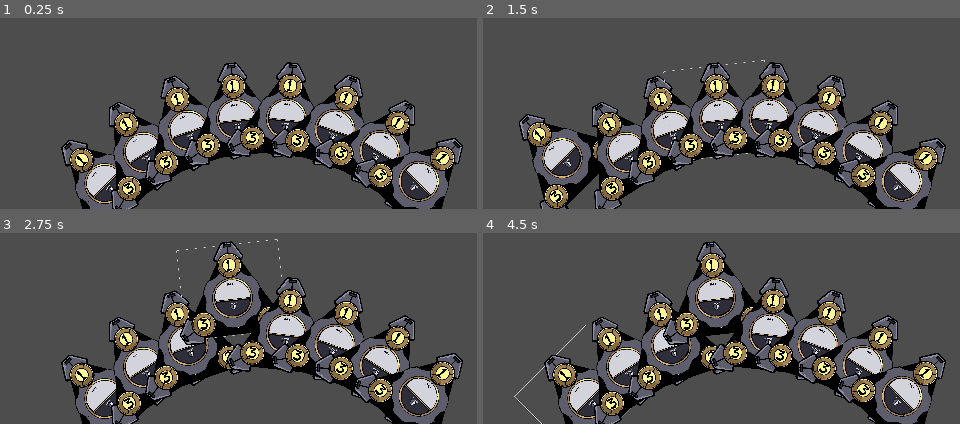
Above: before the commit, frames 1-4 (two rows, left to right).
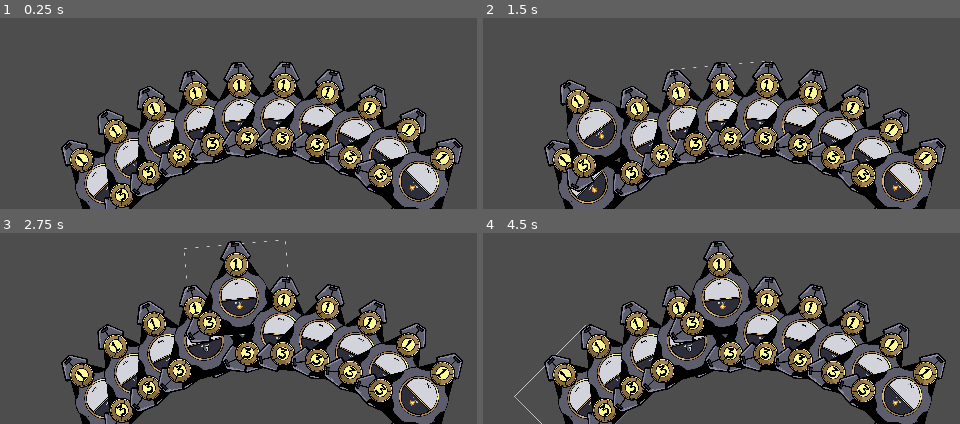
Above: after the commit, the same moments.

Repository: idbrii/game-tricard
Game: Godot game, scene res://scenes/david_test.tscn
Two runs of this game, one before a commit and one after it. Both use one fixed random seed, a clock stepped at 60 frames per second and the inputs below.
Inputs (mouse positions are in pixels of both pictures, inside the frame that each line leads up to):
- Up to frame 1 (0.25 s): no input
- Up to frame 2 (1.5 s): click (583, 178) at 0.52 s; tap Enter at 1.25 s; move the mouse to (outside the picture) at 1.27 s; hold Right (move_right) from 1.28 s (still down); tap J at 1.35 s; click (outside the picture) at 1.42 s
- Up to frame 3 (2.75 s): tap Space at 1.52, 2, 2.27 s; move the mouse to (outside the picture) at 2.02 s; release Right (move_right) at 2.03 s; hold Down (move_down) from 2.03 s (still down); tap J at 2.1 s
- Up to frame 4 (4.5 s): tap Enter at 2.75, 4.25 s; move the mouse to (outside the picture) at 2.77 s; release Down (move_down) at 2.78 s; hold Right (move_right) 2.78-3.53 s; tap J at 2.85, 3.6, 4.35 s; tap Space at 3.5, 3.77 s; move the mouse to (669, 288) at 3.52 s; hold Up (move_up) 3.53-4.28 s; click (669, 288) at 3.67 s; move the mouse to (950, 267) at 4.27 s; hold Left (move_left) from 4.28 s (still down)

The runs differ from the first frame. In frame 1, 24% of the frame differs, in the area x 20-90%, y 22-100%; in frame 2, 30%, in the area x 7-90%, y 21-100%; in frame 3, 26%; in frame 4, 25%.

Commit message:
Generate a random deck on startup

Diff:
--- a/code/cards/card.gd
+++ b/code/cards/card.gd
@@ -1,23 +1,20 @@
 extends Control
 class_name Card
 
-@export var card_name := ""
-
-@export var card_description := ""
-
-## Does the card attack all enemies?
-@export var is_barrage := false
-
 @onready var barrel_root := $card_root/barrel_root
 @onready var click_area := $card_root/ClickArea
+@onready var actions_root := $"%card_actions"
 
 
+var def : CardDef
 var times_used := 0
 var upgrade_level := 0
+var chamber_values : Array[int] = []
 
 
 func _ready():
     click_area.pressed.connect(_on_pressed)
+    load_card(def)
 
 
 func _on_pressed():
@@ -28,12 +25,21 @@
     return InputFocus.is_focused(self)
 
 
-func load_card():
-    pass
+func load_card(card_def: CardDef):
+    chamber_values = card_def.chamber_values
+    for item in card_def.actions:
+        add_action(item)
+
+
+func add_action(action):
+    var a = action.instantiate()
+    actions_root.add_child(a)
 
 
 func play(target):
-    pass
+    var power = chamber_values[upgrade_level]
+    for action in actions_root.get_children():
+        action.apply(target, power)
 
 
 func next_chamber():
--- /dev/null
+++ b/code/cards/carddef.gd
@@ -0,0 +1,12 @@
+extends Resource
+class_name CardDef
+
+@export var card_name := ""
+
+## Does the card attack all enemies?
+@export var is_barrage := false
+
+@export var actions : Array[PackedScene]
+
+## Three values that are the power values on each chamber.
+@export var chamber_values : Array[int]
--- /dev/null
+++ b/code/cards/deck.gd
@@ -0,0 +1,37 @@
+extends Node
+
+var unique_cards : Array[CardDef]
+@export var card_template : PackedScene
+
+@export var hand : Node
+
+
+func _ready():
+    unique_cards = load_card_defs("res://scenes/carddeck/deckdef/")
+    generate_deck()
+
+
+func load_card_defs(path: String) -> Array[CardDef]:
+    var file_paths: Array[CardDef] = []
+    var dir = DirAccess.open(path)
+    dir.list_dir_begin()
+    var file_name = dir.get_next()
+    while file_name != "":
+        var file_path = path + "/" + file_name
+        file_paths.append(ResourceLoader.load(file_path) as CardDef)
+        file_name = dir.get_next()
+    return file_paths
+
+
+func generate_deck():
+    var count = unique_cards.size()
+    for i in range(10):
+        var idx = randi() % count
+        add_card(unique_cards[idx])
+
+
+func add_card(card_def):
+    var card = card_template.instantiate()
+    # Can't do much setup until card hits _ready, so just set the def.
+    card.def = card_def
+    hand.add_child(card)
--- a/scenes/carddeck/actions/action_block.tscn
+++ b/scenes/carddeck/actions/action_block.tscn
@@ -3,6 +3,6 @@
 [ext_resource type="Texture2D" uid="uid://cy6yl8su2u8w7" path="res://assets/textures/actions/icon_block.png" id="1_gyvo5"]
 [ext_resource type="Script" path="res://code/cards/action/card_action.gd" id="2_rv7ri"]
 
-[node name="CardAction" type="TextureRect"]
+[node name="Block" type="TextureRect"]
 texture = ExtResource("1_gyvo5")
 script = ExtResource("2_rv7ri")
--- a/scenes/carddeck/actions/action_damage.tscn
+++ b/scenes/carddeck/actions/action_damage.tscn
@@ -1,8 +1,8 @@
 [gd_scene load_steps=3 format=3 uid="uid://m6t7nu3xrwei"]
 
-[ext_resource type="Texture2D" uid="uid://cy6yl8su2u8w7" path="res://assets/textures/actions/icon_block.png" id="1_2jhyw"]
+[ext_resource type="Texture2D" uid="uid://b80p2un5tme2i" path="res://assets/textures/actions/icon_dmg.png" id="1_5qwfx"]
 [ext_resource type="Script" path="res://code/cards/action/card_action.gd" id="2_fxvr5"]
 
-[node name="CardAction" type="TextureRect"]
-texture = ExtResource("1_2jhyw")
+[node name="Damage" type="TextureRect"]
+texture = ExtResource("1_5qwfx")
 script = ExtResource("2_fxvr5")
--- a/scenes/carddeck/actions/action_draw.tscn
+++ b/scenes/carddeck/actions/action_draw.tscn
@@ -1,8 +1,8 @@
 [gd_scene load_steps=3 format=3 uid="uid://bste8f5j4wv4n"]
 
-[ext_resource type="Texture2D" uid="uid://cy6yl8su2u8w7" path="res://assets/textures/actions/icon_block.png" id="1_x0kfm"]
+[ext_resource type="Texture2D" uid="uid://oj5cxifymbrn" path="res://assets/textures/actions/icon_draw.png" id="1_s22u8"]
 [ext_resource type="Script" path="res://code/cards/action/card_action.gd" id="2_wl3ou"]
 
-[node name="CardAction" type="TextureRect"]
-texture = ExtResource("1_x0kfm")
+[node name="Draw" type="TextureRect"]
+texture = ExtResource("1_s22u8")
 script = ExtResource("2_wl3ou")
--- a/scenes/carddeck/card.tscn
+++ b/scenes/carddeck/card.tscn
@@ -10,7 +10,6 @@
 [ext_resource type="Texture2D" uid="uid://hb82c1dbq2op" path="res://assets/textures/numbers/tcnumbers_02.png" id="8_jf7x7"]
 [ext_resource type="Texture2D" uid="uid://daa7cbgl3cd7" path="res://assets/textures/cardbase/T_Card_CenterArt.png" id="8_pyw7o"]
 [ext_resource type="Texture2D" uid="uid://db71r258xpdub" path="res://assets/textures/numbers/tcnumbers_03.png" id="9_1bhxd"]
-[ext_resource type="PackedScene" uid="uid://d27ihdeu6s2uk" path="res://scenes/carddeck/actions/action_block.tscn" id="11_uod7o"]
 
 [node name="Card" type="Control"]
 custom_minimum_size = Vector2(750, 750)
@@ -219,13 +218,11 @@
 mouse_filter = 2
 texture = ExtResource("8_pyw7o")
 
-[node name="Actions" type="HBoxContainer" parent="card_root/card_art"]
+[node name="card_actions" type="HBoxContainer" parent="card_root/card_art"]
+unique_name_in_owner = true
 layout_mode = 0
 offset_left = 45.0059
 offset_top = 224.704
 offset_right = 301.006
 offset_bottom = 292.464
 alignment = 1
-
-[node name="CardAction" parent="card_root/card_art/Actions" instance=ExtResource("11_uod7o")]
-layout_mode = 2
--- /dev/null
+++ b/scenes/carddeck/deckdef/block_a.tres
@@ -0,0 +1,11 @@
+[gd_resource type="Resource" script_class="CardDef" load_steps=3 format=3 uid="uid://bt3orkicewcl1"]
+
+[ext_resource type="PackedScene" uid="uid://d27ihdeu6s2uk" path="res://scenes/carddeck/actions/action_block.tscn" id="1_0bfva"]
+[ext_resource type="Script" path="res://code/cards/carddef.gd" id="2_asmll"]
+
+[resource]
+script = ExtResource("2_asmll")
+card_name = "Blast"
+is_barrage = true
+actions = Array[PackedScene]([ExtResource("1_0bfva")])
+chamber_values = Array[int]([1, 2, 2])
--- /dev/null
+++ b/scenes/carddeck/deckdef/damage_a.tres
@@ -0,0 +1,11 @@
+[gd_resource type="Resource" script_class="CardDef" load_steps=3 format=3 uid="uid://dytpndfn7cfv0"]
+
+[ext_resource type="PackedScene" uid="uid://m6t7nu3xrwei" path="res://scenes/carddeck/actions/action_damage.tscn" id="1_3rv34"]
+[ext_resource type="Script" path="res://code/cards/carddef.gd" id="2_jd5pr"]
+
+[resource]
+script = ExtResource("2_jd5pr")
+card_name = "Blast"
+is_barrage = true
+actions = Array[PackedScene]([ExtResource("1_3rv34")])
+chamber_values = Array[int]([1, 2, 3])
--- /dev/null
+++ b/scenes/carddeck/deckdef/damage_multishot.tres
@@ -0,0 +1,11 @@
+[gd_resource type="Resource" script_class="CardDef" load_steps=3 format=3 uid="uid://urhrulubqmb"]
+
+[ext_resource type="PackedScene" uid="uid://m6t7nu3xrwei" path="res://scenes/carddeck/actions/action_damage.tscn" id="1_hl5nb"]
+[ext_resource type="Script" path="res://code/cards/carddef.gd" id="2_8d1fu"]
+
+[resource]
+script = ExtResource("2_8d1fu")
+card_name = "Blast"
+is_barrage = true
+actions = Array[PackedScene]([ExtResource("1_hl5nb")])
+chamber_values = Array[int]([1, 2, 3])
--- /dev/null
+++ b/scenes/carddeck/deckdef/heal_a.tres
@@ -0,0 +1,11 @@
+[gd_resource type="Resource" script_class="CardDef" load_steps=3 format=3 uid="uid://dmiyoiijnoywe"]
+
+[ext_resource type="Script" path="res://code/cards/carddef.gd" id="1_a8ee6"]
+[ext_resource type="PackedScene" uid="uid://m6t7nu3xrwei" path="res://scenes/carddeck/actions/action_damage.tscn" id="1_cnxr7"]
+
+[resource]
+script = ExtResource("1_a8ee6")
+card_name = "Blast"
+is_barrage = true
+actions = Array[PackedScene]([ExtResource("1_cnxr7")])
+chamber_values = Array[int]([1, 2, 3])
--- a/scenes/david_test.tscn
+++ b/scenes/david_test.tscn
@@ -1,5 +1,6 @@
-[gd_scene load_steps=3 format=3 uid="uid://c22pftfrpe608"]
+[gd_scene load_steps=4 format=3 uid="uid://b5jh237tf2gf8"]
 
+[ext_resource type="Script" path="res://code/cards/deck.gd" id="1_0snlv"]
 [ext_resource type="Script" path="res://code/cards/hand.gd" id="1_y4h2x"]
 [ext_resource type="PackedScene" uid="uid://12xcvgynuav6" path="res://scenes/carddeck/card.tscn" id="2_yef8s"]
 
@@ -20,6 +21,11 @@
 size_flags_horizontal = 3
 size_flags_vertical = 3
 
+[node name="Deck" type="Node" parent="CanvasLayer/HUD" node_paths=PackedStringArray("hand")]
+script = ExtResource("1_0snlv")
+card_template = ExtResource("2_yef8s")
+hand = NodePath("../Hand")
+
 [node name="Hand" type="Control" parent="CanvasLayer/HUD"]
 layout_mode = 1
 anchors_preset = 7
@@ -39,115 +45,3 @@
 script = ExtResource("1_y4h2x")
 card_width = 750.0
 dist_from_root = 700.0
-
-[node name="Card" parent="CanvasLayer/HUD/Hand" instance=ExtResource("2_yef8s")]
-layout_mode = 1
-anchors_preset = 7
-anchor_left = 0.5
-anchor_top = 1.0
-anchor_right = 0.5
-anchor_bottom = 1.0
-offset_left = -375.0
-offset_top = -750.0
-offset_right = 375.0
-offset_bottom = 0.0
-grow_horizontal = 2
-grow_vertical = 0
-
-[node name="Card2" parent="CanvasLayer/HUD/Hand" instance=ExtResource("2_yef8s")]
-layout_mode = 1
-anchors_preset = 7
-anchor_left = 0.5
-anchor_top = 1.0
-anchor_right = 0.5
-anchor_bottom = 1.0
-offset_left = -375.0
-offset_top = -750.0
-offset_right = 375.0
-offset_bottom = 0.0
-grow_horizontal = 2
-grow_vertical = 0
-
-[node name="Card3" parent="CanvasLayer/HUD/Hand" instance=ExtResource("2_yef8s")]
-layout_mode = 1
-anchors_preset = 7
-anchor_left = 0.5
-anchor_top = 1.0
-anchor_right = 0.5
-anchor_bottom = 1.0
-offset_left = -375.0
-offset_top = -750.0
-offset_right = 375.0
-offset_bottom = 0.0
-grow_horizontal = 2
-grow_vertical = 0
-
-[node name="Card4" parent="CanvasLayer/HUD/Hand" instance=ExtResource("2_yef8s")]
-layout_mode = 1
-anchors_preset = 7
-anchor_left = 0.5
-anchor_top = 1.0
-anchor_right = 0.5
-anchor_bottom = 1.0
-offset_left = -375.0
-offset_top = -750.0
-offset_right = 375.0
-offset_bottom = 0.0
-grow_horizontal = 2
-grow_vertical = 0
-
-[node name="Card5" parent="CanvasLayer/HUD/Hand" instance=ExtResource("2_yef8s")]
-layout_mode = 1
-anchors_preset = 7
-anchor_left = 0.5
-anchor_top = 1.0
-anchor_right = 0.5
-anchor_bottom = 1.0
-offset_left = -375.0
-offset_top = -750.0
-offset_right = 375.0
-offset_bottom = 0.0
-grow_horizontal = 2
-grow_vertical = 0
-
-[node name="Card6" parent="CanvasLayer/HUD/Hand" instance=ExtResource("2_yef8s")]
-layout_mode = 1
-anchors_preset = 7
-anchor_left = 0.5
-anchor_top = 1.0
-anchor_right = 0.5
-anchor_bottom = 1.0
-offset_left = -375.0
-offset_top = -750.0
-offset_right = 375.0
-offset_bottom = 0.0
-grow_horizontal = 2
-grow_vertical = 0
-
-[node name="Card7" parent="CanvasLayer/HUD/Hand" instance=ExtResource("2_yef8s")]
-layout_mode = 1
-anchors_preset = 7
-anchor_left = 0.5
-anchor_top = 1.0
-anchor_right = 0.5
-anchor_bottom = 1.0
-offset_left = -375.0
-offset_top = -750.0
-offset_right = 375.0
-offset_bottom = 0.0
-grow_horizontal = 2
-grow_vertical = 0
-
-[node name="Card8" parent="CanvasLayer/HUD/Hand" instance=ExtResource("2_yef8s")]
-layout_mode = 1
-anchors_preset = 7
-anchor_left = 0.5
-anchor_top = 1.0
-anchor_right = 0.5
-anchor_bottom = 1.0
-offset_left = -375.0
-offset_top = -750.0
-offset_right = 375.0
-offset_bottom = 0.0
-grow_horizontal = 2
-grow_vertical = 0
Not shown: 1 places in scenes/carddeck/card.tscn that only renumber resources
